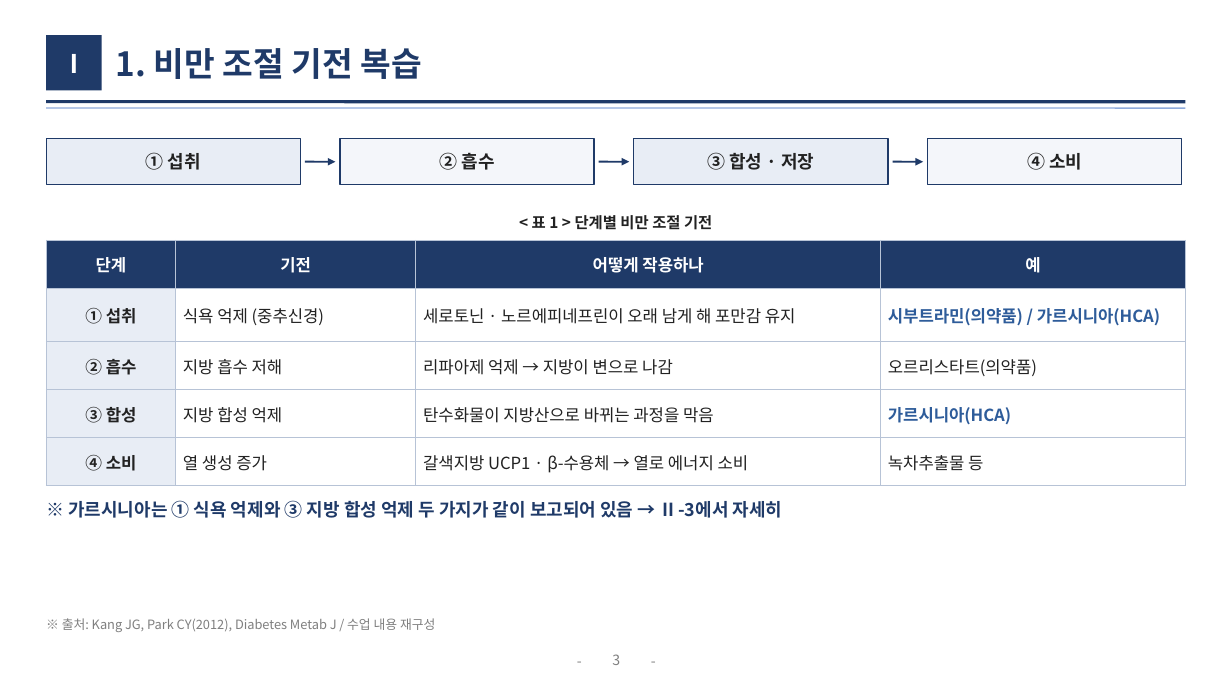
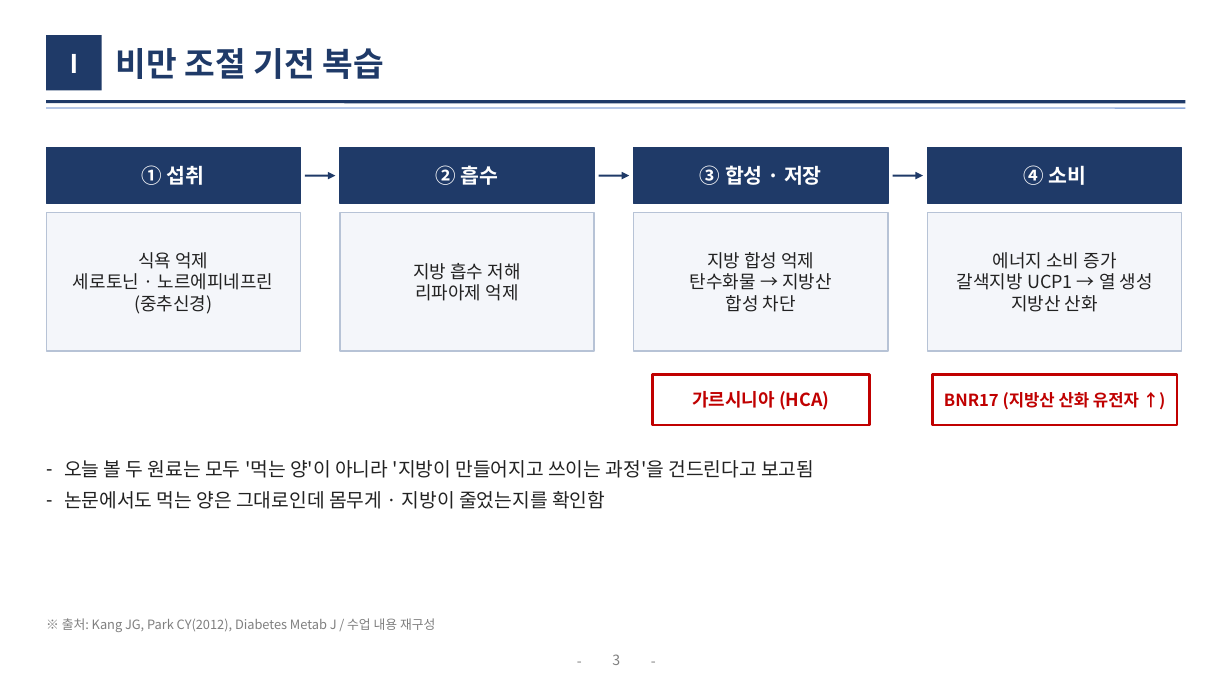
Before and after one commit to logvinca99-cell/logvinca, a slide deck: slide 3 of 발표자료/체중조절_발표_기능성식품학.pptx. Drawn at 1232x693 pixels with LibreOffice and Linux fonts; fonts in the diff are those of the drawing. Boxes give left, top, right and bottom in pixels: in the first picture for what was removed or moved away, otherwise in the second. Text is boxed around its words. In the diff, an @@ line names an element or a change of style, - is before the commit and + after.

```diff
--- a/발표자료/체중조절_발표_기능성식품학.pptx
+++ b/발표자료/체중조절_발표_기능성식품학.pptx
@@ title at bbox=[115, 48, 383, 79]: text changed @@
-1. 비만 조절 기전 복습
+비만 조절 기전 복습
@@ rectangle "① 섭취": place and size @@
-rectangle "① 섭취" at bbox=[46, 139, 300, 185]
+rectangle "① 섭취" at bbox=[46, 148, 300, 203]
@@ rectangle "① 섭취" at bbox=[46, 148, 300, 203]: size 14 to 16 pt, text colour #222222 to #FFFFFF; fill #E8EDF5 to #1F3A68 @@
@@ rectangle "② 흡수": place and size @@
-rectangle "② 흡수" at bbox=[340, 139, 594, 185]
+rectangle "② 흡수" at bbox=[340, 148, 594, 203]
@@ rectangle "② 흡수" at bbox=[340, 148, 594, 203]: size 14 to 16 pt, text colour #222222 to #FFFFFF; fill #F4F6FA to #1F3A68 @@
@@ rectangle "③ 합성 · 저장" at bbox=[634, 148, 888, 203]: size 14 to 16 pt, text colour #222222 to #FFFFFF; fill #E8EDF5 to #1F3A68 @@
@@ rectangle "③ 합성 · 저장": place and size @@
-rectangle "③ 합성 · 저장" at bbox=[634, 139, 888, 185]
+rectangle "③ 합성 · 저장" at bbox=[634, 148, 888, 203]
@@ rectangle "④ 소비" at bbox=[928, 148, 1182, 203]: size 14 to 16 pt, text colour #222222 to #FFFFFF; fill #F4F6FA to #1F3A68 @@
@@ rectangle "④ 소비": place and size @@
-rectangle "④ 소비" at bbox=[928, 139, 1182, 185]
+rectangle "④ 소비" at bbox=[928, 148, 1182, 203]
@@ 3 arrows: place and size @@
-3 arrows at bbox=[305, 162, 923, 162]
+3 arrows at bbox=[305, 176, 923, 176]
@@ rectangle added at bbox=[46, 213, 300, 351], fill #F4F6FA, outline #B7C3D6 1 pt, 14 pt, text #222222 @@
+식욕 억제
+세로토닌 · 노르에피네프린
+(중추신경)
@@ rectangle added at bbox=[340, 213, 594, 351], fill #F4F6FA, outline #B7C3D6 1 pt, 14 pt, text #222222 @@
+지방 흡수 저해
+리파아제 억제
@@ text removed at bbox=[532, 215, 712, 230] @@
-< 표 1 > 단계별 비만 조절 기전
@@ rectangle added at bbox=[634, 213, 888, 351], fill #F4F6FA, outline #B7C3D6 1 pt, 14 pt, text #222222 @@
+지방 합성 억제
+탄수화물 → 지방산
+합성 차단
@@ rectangle added at bbox=[928, 213, 1182, 351], fill #F4F6FA, outline #B7C3D6 1 pt, 14 pt, text #222222 @@
+에너지 소비 증가
+갈색지방 UCP1 → 열 생성
+지방산 산화
@@ table removed at bbox=[46, 240, 1186, 477], 5 rows, 4 columns @@
-단계 | 기전 | 어떻게 작용하나 | 예
-① 섭취 | 식욕 억제 (중추신경) | 세로토닌 · 노르에피네프린이 오래 남게 해 포만감 유지 | 시부트라민(의약품) / 가르시니아(HCA)
-② 흡수 | 지방 흡수 저해 | 리파아제 억제 → 지방이 변으로 나감 | 오르리스타트(의약품)
-③ 합성 | 지방 합성 억제 | 탄수화물이 지방산으로 바뀌는 과정을 막음 | 가르시니아(HCA)
-④ 소비 | 열 생성 증가 | 갈색지방 UCP1 · β-수용체 → 열로 에너지 소비 | 녹차추출물 등
@@ rectangle added at bbox=[653, 374, 870, 425], fill #FFFFFF, outline #C00000 2 pt, 14 pt, text #C00000, bold @@
+가르시니아 (HCA)
@@ rectangle added at bbox=[933, 374, 1177, 425], fill #FFFFFF, outline #C00000 2 pt, 13 pt, text #C00000, bold @@
+BNR17 (지방산 산화 유전자 ↑)
@@ text added at bbox=[64, 460, 814, 509], 15 pt, text #222222 @@
+– 오늘 볼 두 원료는 모두 '먹는 양'이 아니라 '지방이 만들어지고 쓰이는 과정'을 건드린다고 보고됨
+– 논문에서도 먹는 양은 그대로인데 몸무게 · 지방이 줄었는지를 확인함
@@ text removed at bbox=[68, 500, 783, 518] @@
-※ 가르시니아는 ① 식욕 억제와 ③ 지방 합성 억제 두 가지가 같이 보고되어 있음 → Ⅱ-3에서 자세히
```
Also in this commit, not shown: 9 other slides changed, 9 slides added, 6 slides removed.
